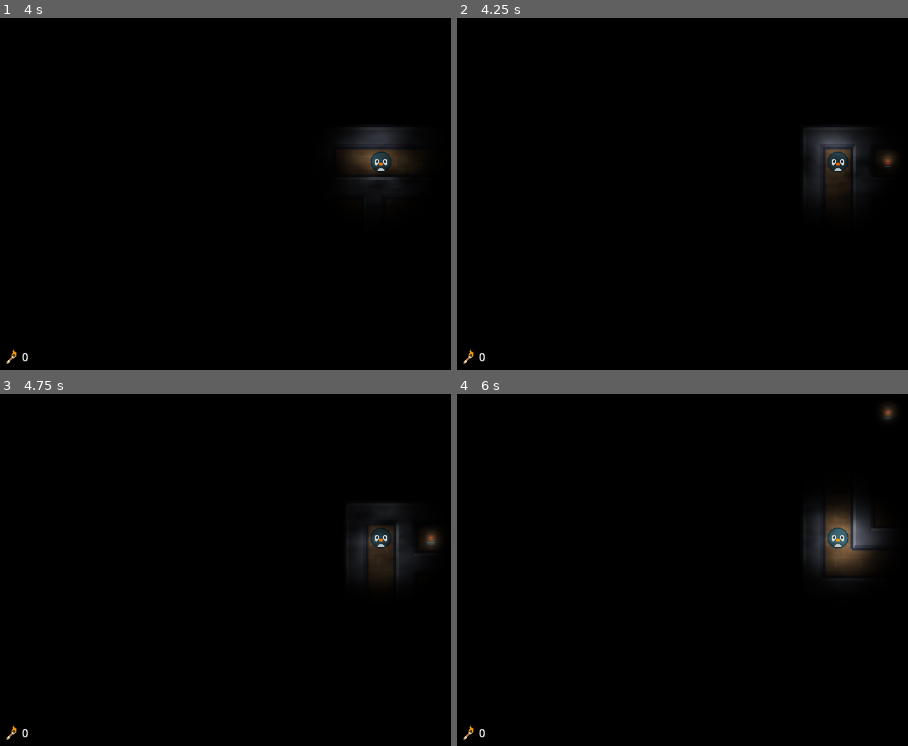
Above: before the commit, frames 1-4 (two rows, left to right).
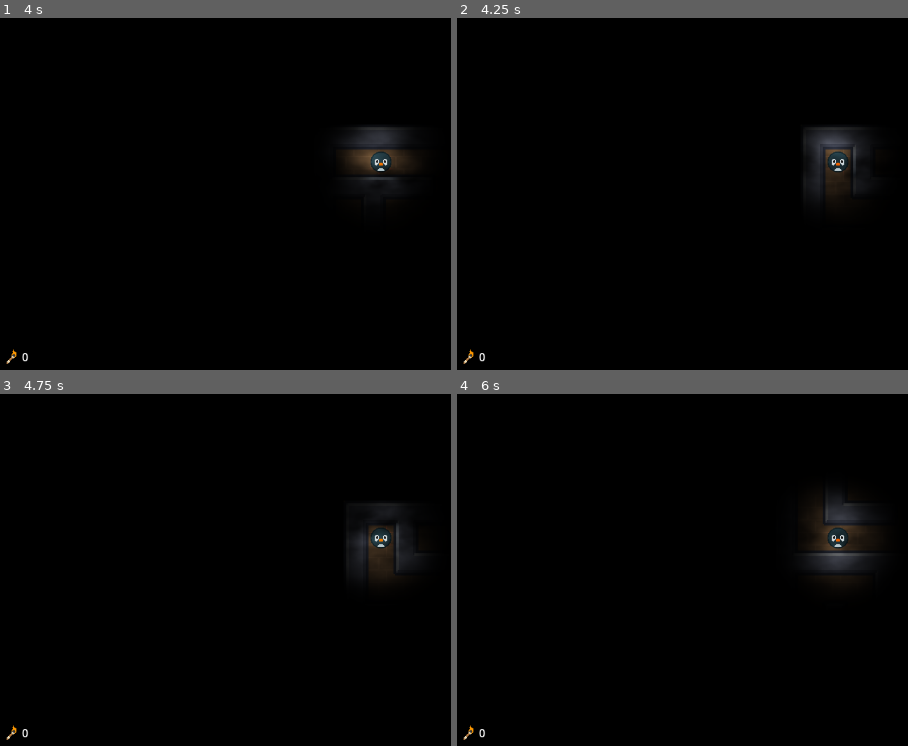
Above: after the commit, the same moments.

Repository: TheoGuerin64/Moze
Game: Godot game, scene res://scenes/scene_manager.tscn
Same seed, same stepped clock (60 frames per second), same inputs: the game is played once before the commit and once after it. Before the commit the project starts from res://scenes/main.tscn.
Inputs (mouse positions are in pixels of both pictures, inside the frame that each line leads up to):
- Up to frame 1 (4 s): tap Enter at 0.5 s; move the mouse to (outside the picture) at 0.52 s; hold D (game_right) 0.53-1.28 s; tap Space (game_use) every 0.75 s from 0.6 to 3.6 s; click (outside the picture) at 0.67 s; move the mouse to (220, 183) at 1.27 s; hold S (game_down) 1.28-2.03 s; move the mouse to (outside the picture) at 2.02 s; hold D (game_right) 2.03-2.78 s; move the mouse to (342, 250) at 2.77 s; hold W (game_up) 2.78-3.53 s; click (342, 250) at 2.92 s; move the mouse to (outside the picture) at 3.52 s; hold A (game_left) from 3.53 s (still down)
- Up to frame 2 (4.25 s): keep holding A (game_left); tap R (game_restart) at 4.15 s
- Up to frame 3 (4.75 s): keep holding A (game_left); move the mouse to (139, 471) at 4.27 s; tap Space (game_use) at 4.35 s
- Up to frame 4 (6 s): move the mouse to (876, 538) at 5.02 s; release A (game_left) at 5.03 s; hold S (game_down) 5.03-5.78 s; tap Space (game_use) at 5.1, 5.85 s; click (876, 538) at 5.17 s; move the mouse to (718, 425) at 5.77 s; hold D (game_right) from 5.78 s (still down)

Frame 1 is identical in both runs. In frame 2, less than 0.1% of the frame differs, in the area x 94-98%, y 38-43%; in frame 3, 0.1%; in frame 4, 1.8%, in the area x 78-98%, y 3-50%.

Commit message:
Fix crash when reloading

Diff:
--- a/project.godot
+++ b/project.godot
@@ -11,9 +11,13 @@
 [application]
 
 config/name="Moze"
-run/main_scene="res://scenes/main.tscn"
+run/main_scene="res://scenes/scene_manager.tscn"
 config/features=PackedStringArray("4.1", "Forward Plus")
 config/icon="res://assets/player.png"
+
+[autoload]
+
+Events="*res://scripts/event.gd"
 
 [display]
 
--- a/scenes/fish.tscn
+++ b/scenes/fish.tscn
@@ -17,6 +17,33 @@
 
 [sub_resource type="RectangleShape2D" id="RectangleShape2D_i0qdc"]
 size = Vector2(36, 36)
+
+[sub_resource type="Animation" id="Animation_ntmh1"]
+length = 0.001
+tracks/0/type = "value"
+tracks/0/imported = false
+tracks/0/enabled = true
+tracks/0/path = NodePath("../Sprite2D:position")
+tracks/0/interp = 1
+tracks/0/loop_wrap = true
+tracks/0/keys = {
+"times": PackedFloat32Array(0),
+"transitions": PackedFloat32Array(1),
+"update": 0,
+"values": [Vector2(0, 0)]
+}
+tracks/1/type = "value"
+tracks/1/imported = false
+tracks/1/enabled = true
+tracks/1/path = NodePath("../Sprite2D:rotation")
+tracks/1/interp = 1
+tracks/1/loop_wrap = true
+tracks/1/keys = {
+"times": PackedFloat32Array(0),
+"transitions": PackedFloat32Array(1),
+"update": 0,
+"values": [0.0]
+}
 
 [sub_resource type="Animation" id="Animation_x0vpm"]
 resource_name = "fish_idle"
@@ -44,33 +71,6 @@
 "transitions": PackedFloat32Array(1, 1, 1, 1),
 "update": 0,
 "values": [0.0, 0.141372, -0.202458, 0.0]
-}
-
-[sub_resource type="Animation" id="Animation_ntmh1"]
-length = 0.001
-tracks/0/type = "value"
-tracks/0/imported = false
-tracks/0/enabled = true
-tracks/0/path = NodePath("../Sprite2D:position")
-tracks/0/interp = 1
-tracks/0/loop_wrap = true
-tracks/0/keys = {
-"times": PackedFloat32Array(0),
-"transitions": PackedFloat32Array(1),
-"update": 0,
-"values": [Vector2(0, 0)]
-}
-tracks/1/type = "value"
-tracks/1/imported = false
-tracks/1/enabled = true
-tracks/1/path = NodePath("../Sprite2D:rotation")
-tracks/1/interp = 1
-tracks/1/loop_wrap = true
-tracks/1/keys = {
-"times": PackedFloat32Array(0),
-"transitions": PackedFloat32Array(1),
-"update": 0,
-"values": [0.0]
 }
 
 [sub_resource type="AnimationLibrary" id="AnimationLibrary_1nmqr"]
--- /dev/null
+++ b/scenes/scene_manager.tscn
@@ -0,0 +1,9 @@
+[gd_scene load_steps=3 format=3 uid="uid://c2opexma7gsgd"]
+
+[ext_resource type="Script" path="res://scripts/scene_manager.gd" id="1_dsfqq"]
+[ext_resource type="PackedScene" uid="uid://dlih368cn1dlg" path="res://scenes/main.tscn" id="2_6702c"]
+
+[node name="SceneManager" type="Node"]
+script = ExtResource("1_dsfqq")
+
+[node name="Main" parent="." instance=ExtResource("2_6702c")]
--- /dev/null
+++ b/scripts/event.gd
@@ -0,0 +1,3 @@
+extends Node
+
+signal change_scene(path_to_scene)
--- a/scripts/fish.gd
+++ b/scripts/fish.gd
@@ -1,4 +1,5 @@
 extends Area2D
 
+
 func _on_body_entered(body: Node2D) -> void:
-	get_tree().reload_current_scene()
+	Events.change_scene.emit("res://scenes/scene_manager.tscn")
--- a/scripts/main.gd
+++ b/scripts/main.gd
@@ -1,4 +1,5 @@
 extends Node2D
+
 
 func _ready() -> void:
 	RenderingServer.set_default_clear_color(Color.BLACK)
--- a/scripts/player.gd
+++ b/scripts/player.gd
@@ -58,13 +58,16 @@
 	return false
 
 
+func _input(event: InputEvent) -> void:
+	if event is InputEventKey:
+		var input_event: InputEventKey = event as InputEventKey
+		if input_event.is_action_pressed("game_restart"):
+			Events.change_scene.emit("res://scenes/scene_manager.tscn")
+		if input_event.is_action_pressed("game_quit"):
+			get_tree().quit()
+
+
 func _process(_delta: float) -> void:
-	if Input.is_action_just_released("game_restart"):
-		get_tree().reload_current_scene()
-
-	if Input.is_action_just_released("game_quit"):
-		get_tree().quit()
-
 	if not is_moving and Input.is_action_just_released("game_use"):
 		var torches: Node2D = maze.get_node("Torches")
 		if torch_count <= 0 or is_torch(torches):
--- /dev/null
+++ b/scripts/scene_manager.gd
@@ -0,0 +1,14 @@
+extends Node
+
+
+func _ready():
+	Events.change_scene.connect(_change_scene)
+
+
+func _change_scene(path_to_scene):
+	for child in get_children():
+		remove_child(child)
+		child.queue_free()
+
+	var new_scene = load(path_to_scene).instantiate()
+	add_child(new_scene)
--- a/scripts/ui.gd
+++ b/scripts/ui.gd
@@ -4,7 +4,6 @@
 
 func _ready() -> void:
 	var player: CharacterBody2D = get_node("/root/Main/Maze/Player")
-	update_torch_count(player.torch_count)
 
 
 func update_torch_count(value: int) -> void:
Not shown, changed: export_presets.cfg
